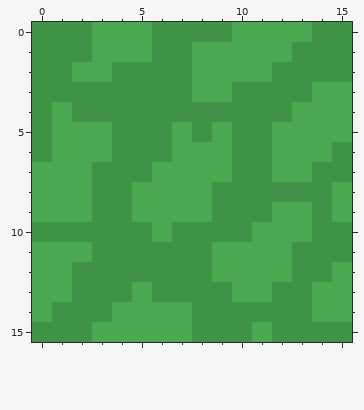
File history of a pixel-art sprite, assets/images/grassy.png. This is how it looked before the edit.
The file is 128x16 pixels. The old version is drawn lined up with the new one, on the new canvas.
And afterwards:
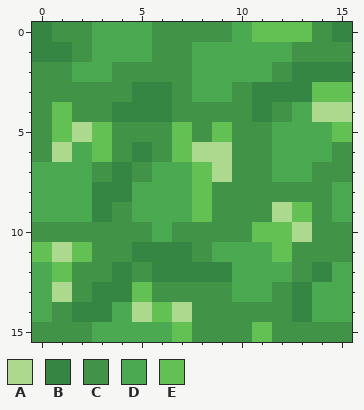
Palette (. is transparent): A #acd98e  B #358543  C #419447  D #4aa951  E #63c153
Change:
canvas 128x16 -> 16x16, the old top-left corner now at -16,0 (the part of the old canvas that was cut away was empty and is not shown)
y 0: x 0 C -> B; x 11..13 DDD -> EEE; x 15 C -> B
y 1: x 0..1 CC -> BB
y 2: x 13..15 CCC -> BBB
y 3: x 5..6 CC -> BB; x 11..15 CCCDD -> BBBEE
y 4: x 1 D -> E; x 4..6 CCC -> BBB; x 11 C -> B; x 14..15 DD -> AA
y 5: x 1..3 DDD -> EAE; x 7 D -> E; x 9 D -> E; x 15 D -> E
y 6: x 1 D -> A; x 3 D -> E; x 5 C -> B; x 7..9 DDD -> EAA
y 7: x 4 C -> B; x 8..9 DD -> EA
y 8: x 3..4 CC -> BB; x 8 D -> E
y 9: x 3 C -> B; x 8 D -> E; x 12..13 DD -> AE
y 10: x 11..13 DDD -> EEA
y 11: x 0..2 DDD -> EAE; x 5..7 CCC -> BBB; x 12 D -> E
y 12: x 1 D -> E; x 4 C -> B; x 6..9 CCCD -> BBBB; x 14 C -> B
y 13: x 1 D -> A; x 3..5 CCD -> BBE; x 13 C -> B
y 14: x 2..3 CC -> BB; x 5..7 DDD -> AEA; x 13 C -> B
y 15: x 7 D -> E; x 11 D -> E
Changed places in both pictures, as pixel boxes (x1, y1, x2, y2):
changed: (32, 22, 352, 342)
